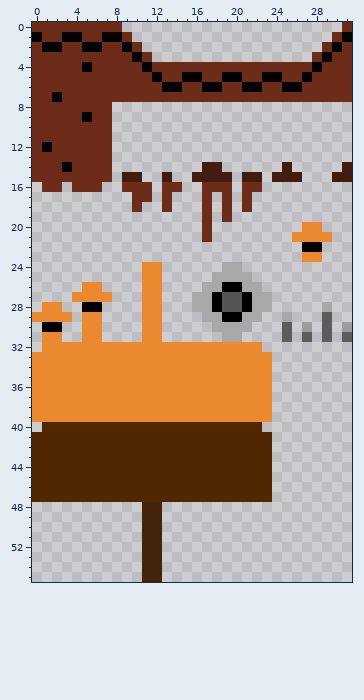
Edited in one commit: pixel-art sprite (assets/TileSets/UndertheSeaTileset.png). Above, as it was before the edit.
The file is 32x56 pixels.
And afterwards:
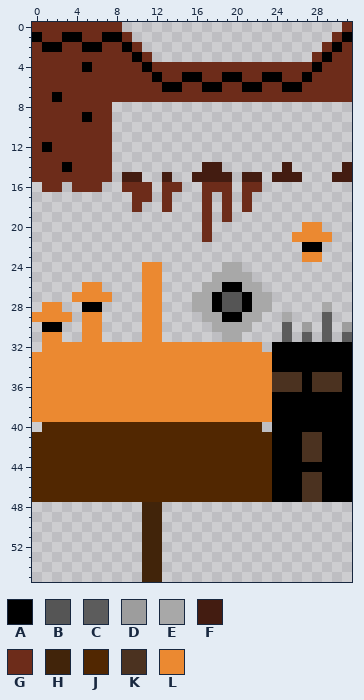
Palette (. is transparent): A #000000  B #555555  C #5c5c5c  D #9d9d9d  E #a8a8a8  F #431c11  G #6d2c1a  H #41240a  J #512701  K #4b3220  L #eb8931
What changed:
y 32..34: x 24..31 ........ -> AAAAAAAA
y 35..36: x 24..31 ........ -> KKKAKKKA
y 37..40: x 24..31 ........ -> AAAAAAAA
y 41..43: x 24..31 ........ -> AAAKKAAA
y 44: x 24..31 ........ -> AAAAAAAA
y 45..47: x 24..31 ........ -> AAAKKAAA
Pixel boxes of the changes (left, top, right, bottom) in both pictures:
added: (272, 342, 352, 502)
